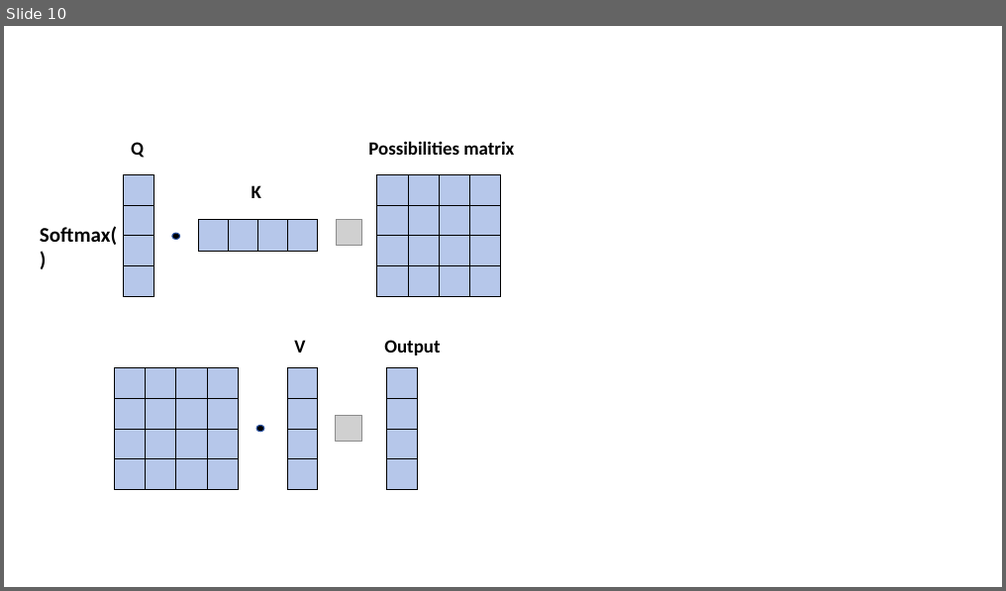
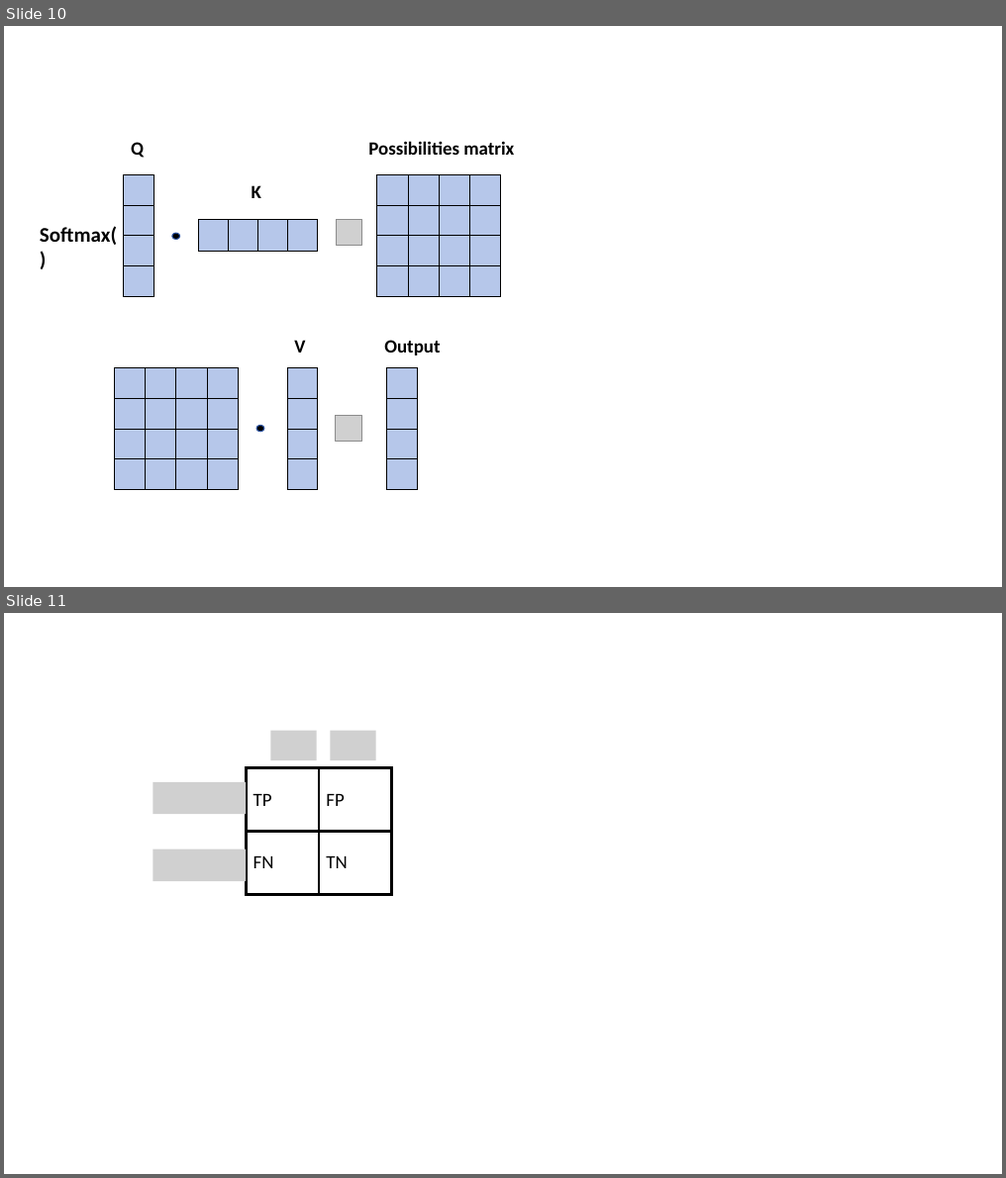
Before and after one commit to ShengzheOuyang/latex_template_students, a slide deck: 插图制作.pptx. Shown one above the other, each under a label of ours: slide 10 before the commit, slides 10 and 11 after it. The pictures are 1006x591 and 1006x1178 pixels, drawn with LibreOffice and Linux fonts; fonts in the diff are those of the drawing; grey boxes stand for pictures. Boxes give left, top, right and bottom in pixels: in the first picture for what was removed or moved away, otherwise in the second. Text is boxed around its words. In the diff, an @@ line names an element or a change of style, - is before the commit and + after.

```diff
--- a/插图制作.pptx
+++ b/插图制作.pptx
@@ slide 11 added at (4, 613, 1002, 1174), background #FFFFFF @@
@@ picture added at (270, 731, 316, 761) @@
@@ picture added at (331, 731, 376, 761) @@
@@ picture added at (152, 782, 246, 814) @@
@@ table added at (246, 768, 392, 1021), 2 rows, 2 columns @@
+TP | FP
+FN | TN
@@ picture added at (152, 850, 246, 881) @@
```
Also in this commit, not shown: 3 other files.
